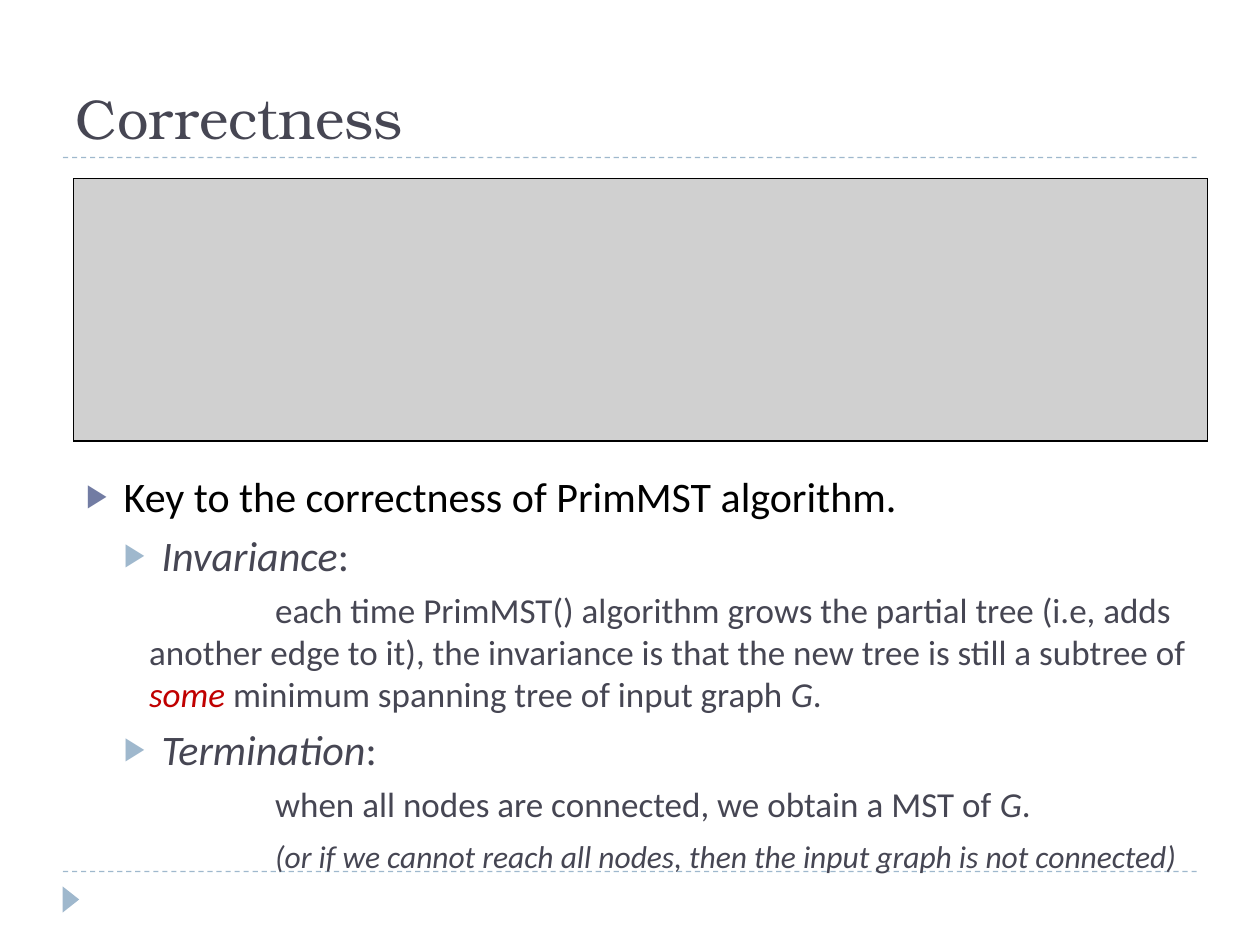
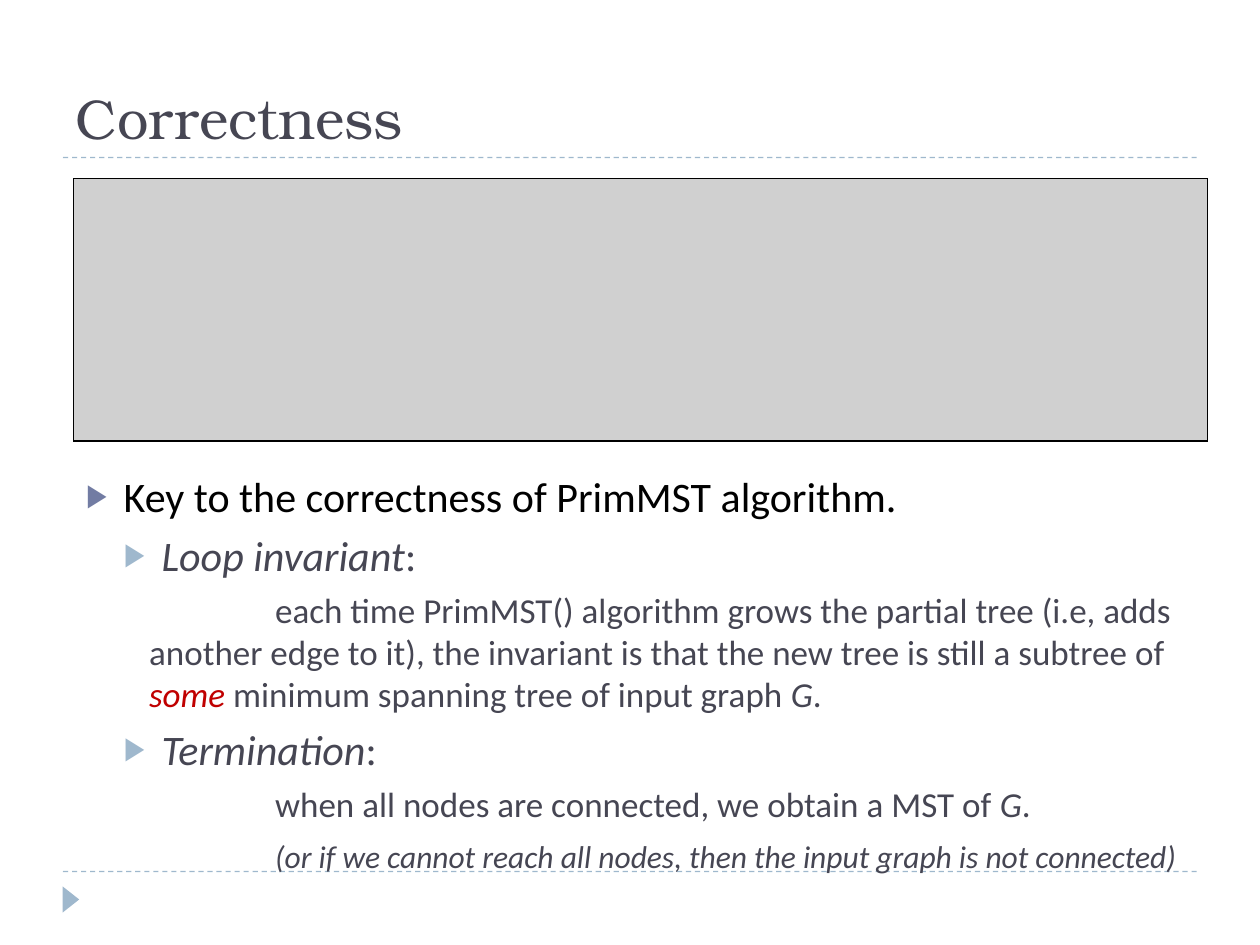
Before and after one commit to eldridgejm/dsc40b-2021-wi-public, a slide deck: slide 23 of published/lectures/16-prim/slides-wang.pptx. Drawn at 1260x945 pixels with LibreOffice and Linux fonts; fonts in the diff are those of the drawing; grey boxes stand for pictures. Boxes give left, top, right and bottom in pixels: in the first picture for what was removed or moved away, otherwise in the second. Text is boxed around its words. In the diff, an @@ line names an element or a change of style, - is before the commit and + after.

```diff
--- a/published/lectures/16-prim/slides-wang.pptx
+++ b/published/lectures/16-prim/slides-wang.pptx
@@ text at (149,542,1170,713): text changed @@
-  ▶ Invariance:
-  each time PrimMST() algorithm grows the partial tree (i.e, adds another edge to it), the invariance is that the new tree is still a subtree of some minimum spanning tree of input graph G.
+  ▶ Loop invariant:
+  each time PrimMST() algorithm grows the partial tree (i.e, adds another edge to it), the invariant is that the new tree is still a subtree of some minimum spanning tree of input graph G.
```
Also in this commit, not shown: 4 other slides changed, 2 slides added, 1 other file.
